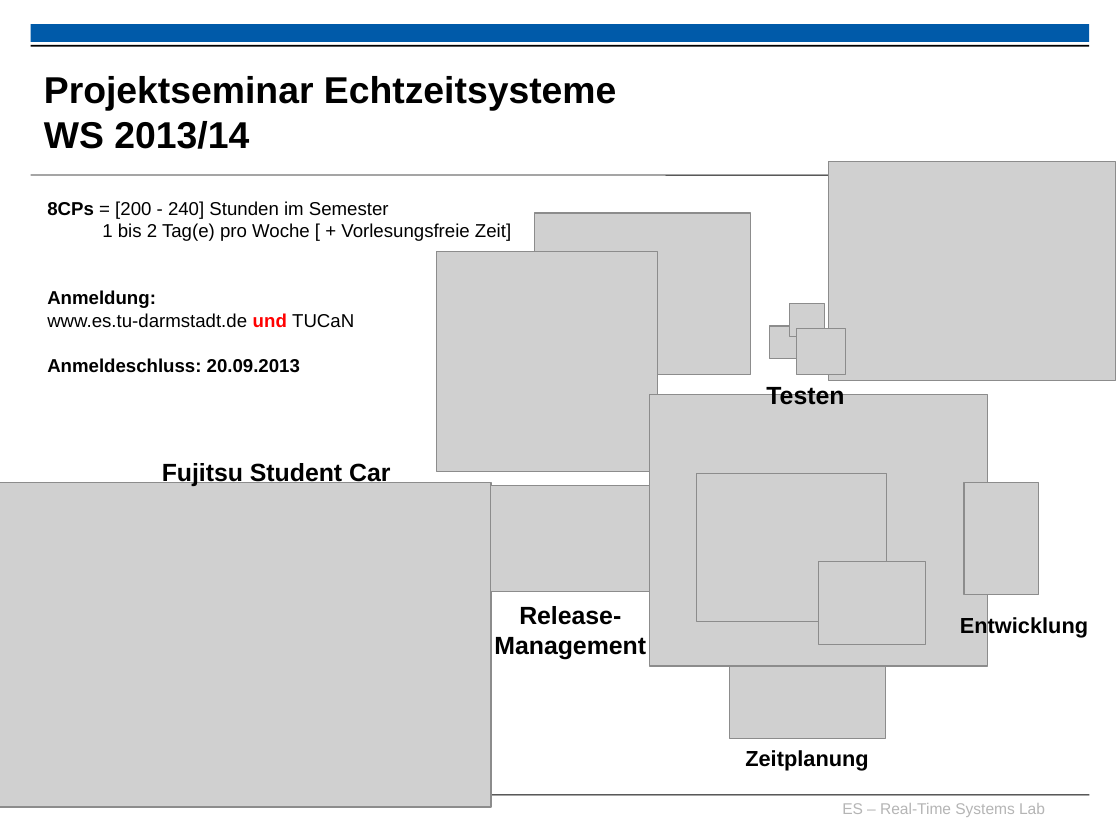
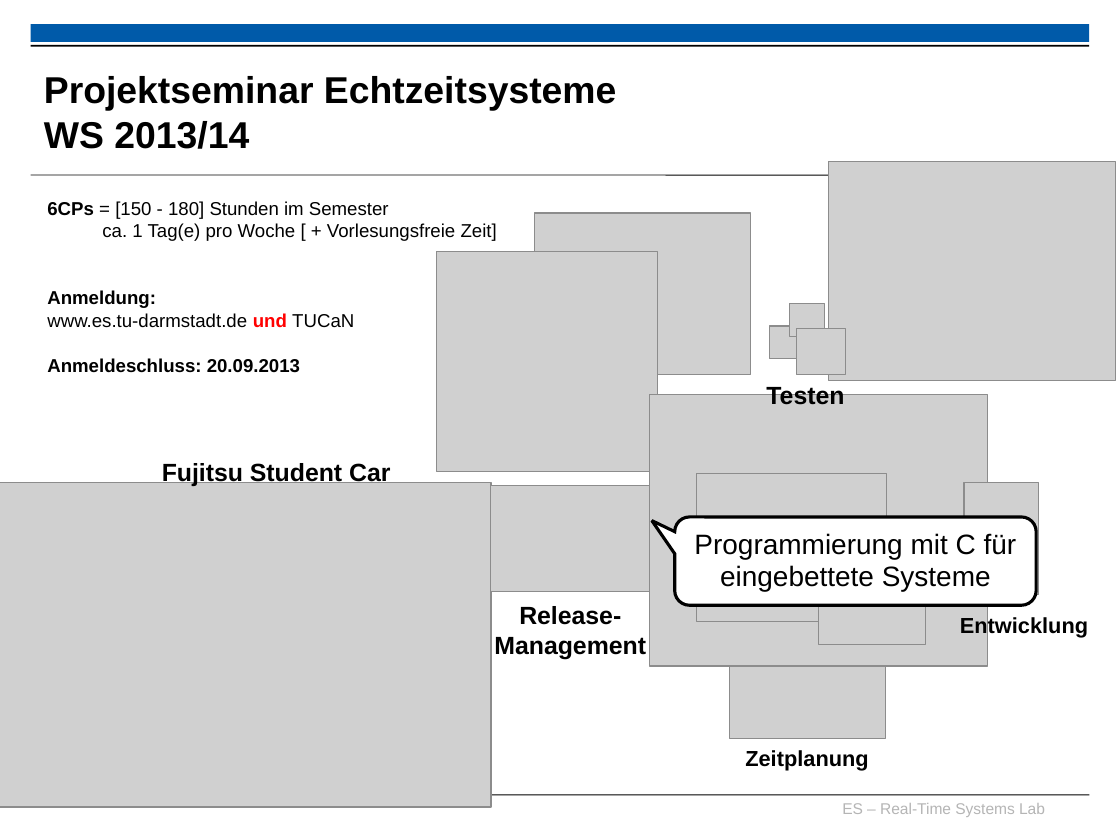
Before and after one commit to h82k/tud-cppp, a slide deck: slide 7 of Vorlesung/0 Organisatorisches_F6.ppt. Drawn at 1120x840 pixels with LibreOffice and Linux fonts; fonts in the diff are those of the drawing; grey boxes stand for pictures; background and template pictures are left out. Boxes give left, top, right and bottom in pixels: in the first picture for what was removed or moved away, otherwise in the second. Text is boxed around its words. In the diff, an @@ line names an element or a change of style, - is before the commit and + after.

```diff
--- a/Vorlesung/0 Organisatorisches_F6.ppt
+++ b/Vorlesung/0 Organisatorisches_F6.ppt
@@ text at bbox=[47, 201, 497, 241]: text changed @@
-8CPs = [200 - 240] Stunden im Semester
-1 bis 2 Tag(e) pro Woche [ + Vorlesungsfreie Zeit]
+6CPs = [150 - 180] Stunden im Semester
+ca. 1 Tag(e) pro Woche [ + Vorlesungsfreie Zeit]
@@ rounded speech box added at bbox=[674, 517, 1036, 606], fill #FFFFFF, outline #000000 2.01 pt, 18 pt, text #000000 @@
+Programmierung mit C für eingebettete Systeme
```
Also in this commit, not shown: 2 other slides changed, 3 slides added, 4 other files.
